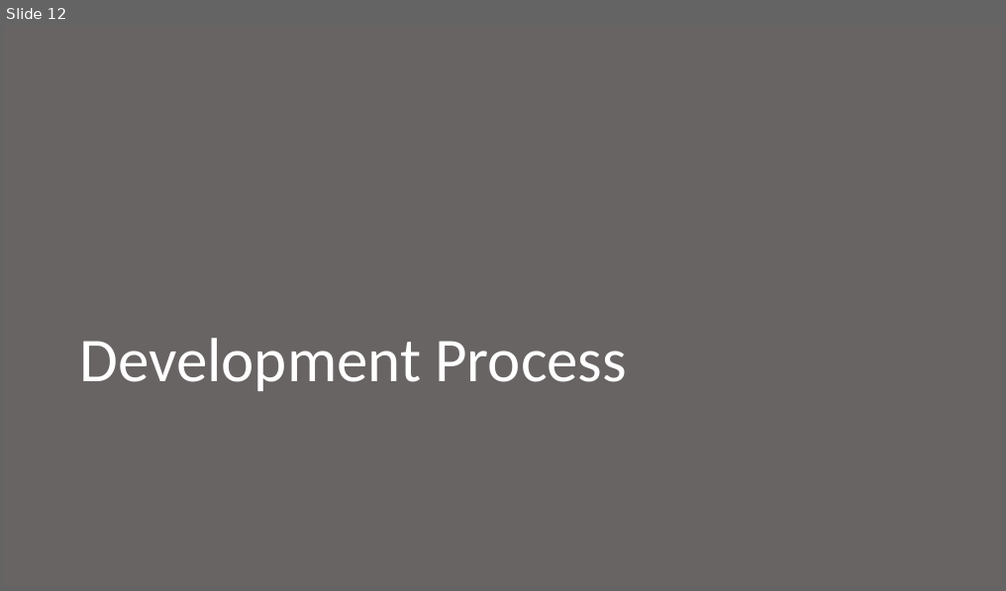
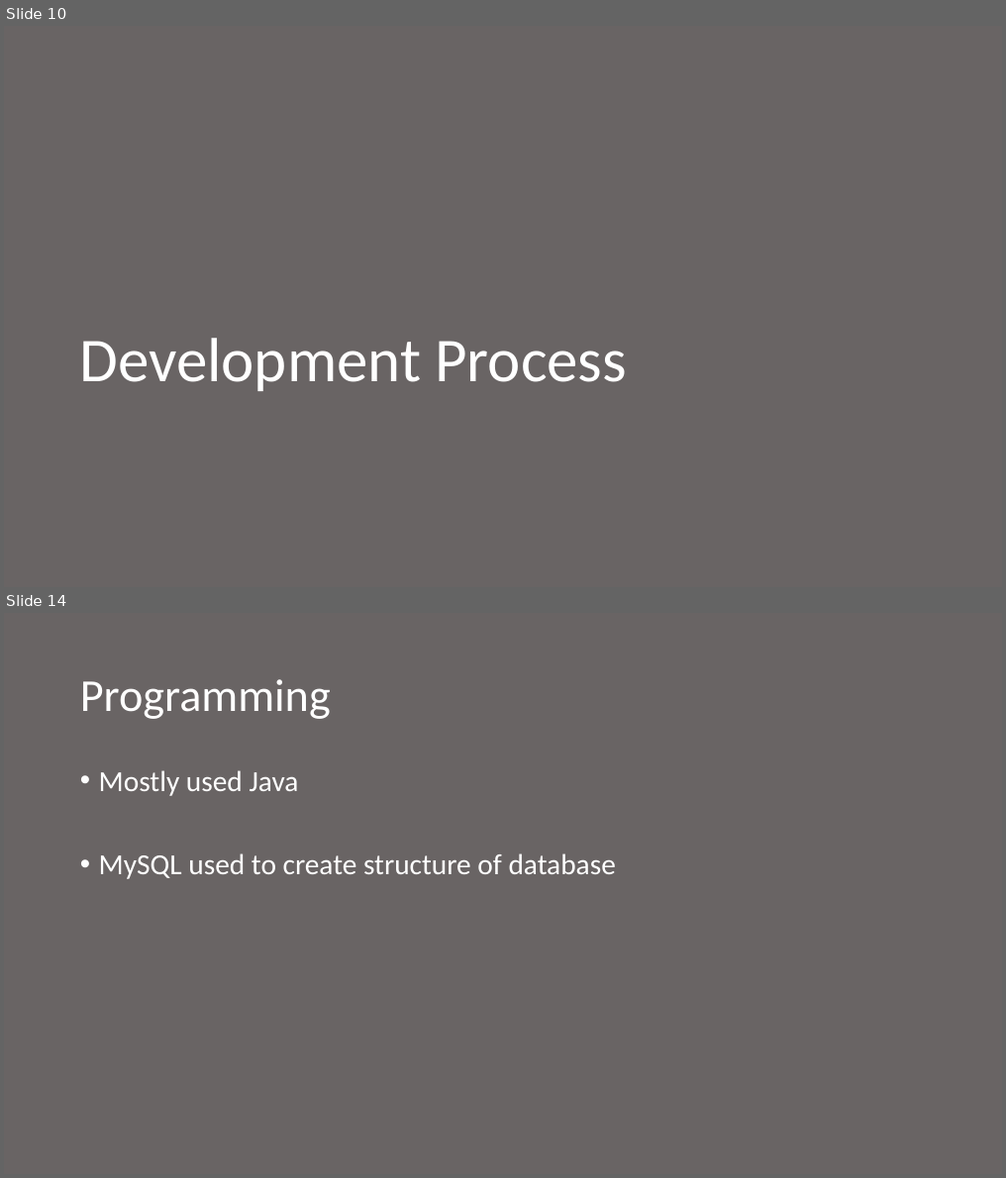
Before and after one commit to boltu11/DashForCash, a slide deck: Presentation.pptx. Shown one above the other, each under a label of ours: slide 12 before the commit, slides 10 and 14 after it; the slides between them are not shown. The pictures are 1006x591 and 1006x1178 pixels, drawn with LibreOffice and Linux fonts; fonts in the diff are those of the drawing. Boxes give left, top, right and bottom in pixels: in the first picture for what was removed or moved away, otherwise in the second. Text is boxed around its words. In the diff, an @@ line names an element or a change of style, - is before the commit and + after.

Commit message:
Finished Presentation. Used diagram for Hardeep's screen, but can change that tomorrow morning

```diff
--- a/Presentation.pptx
+++ b/Presentation.pptx
@@ slide 14 added at bbox=[4, 613, 1002, 1174], background #696464 @@
@@ title added at bbox=[80, 679, 331, 719], 44 pt, text #FFFFFF @@
+Programming
@@ text added at bbox=[99, 770, 616, 879], 28 pt, text #FFFFFF @@
+• Mostly used Java
+• MySQL used to create structure of database
@@ what was slide 12 is now slide 10 @@
```
Also in this commit, not shown: 6 slides changed, 5 other slides added, 3 slides removed.
